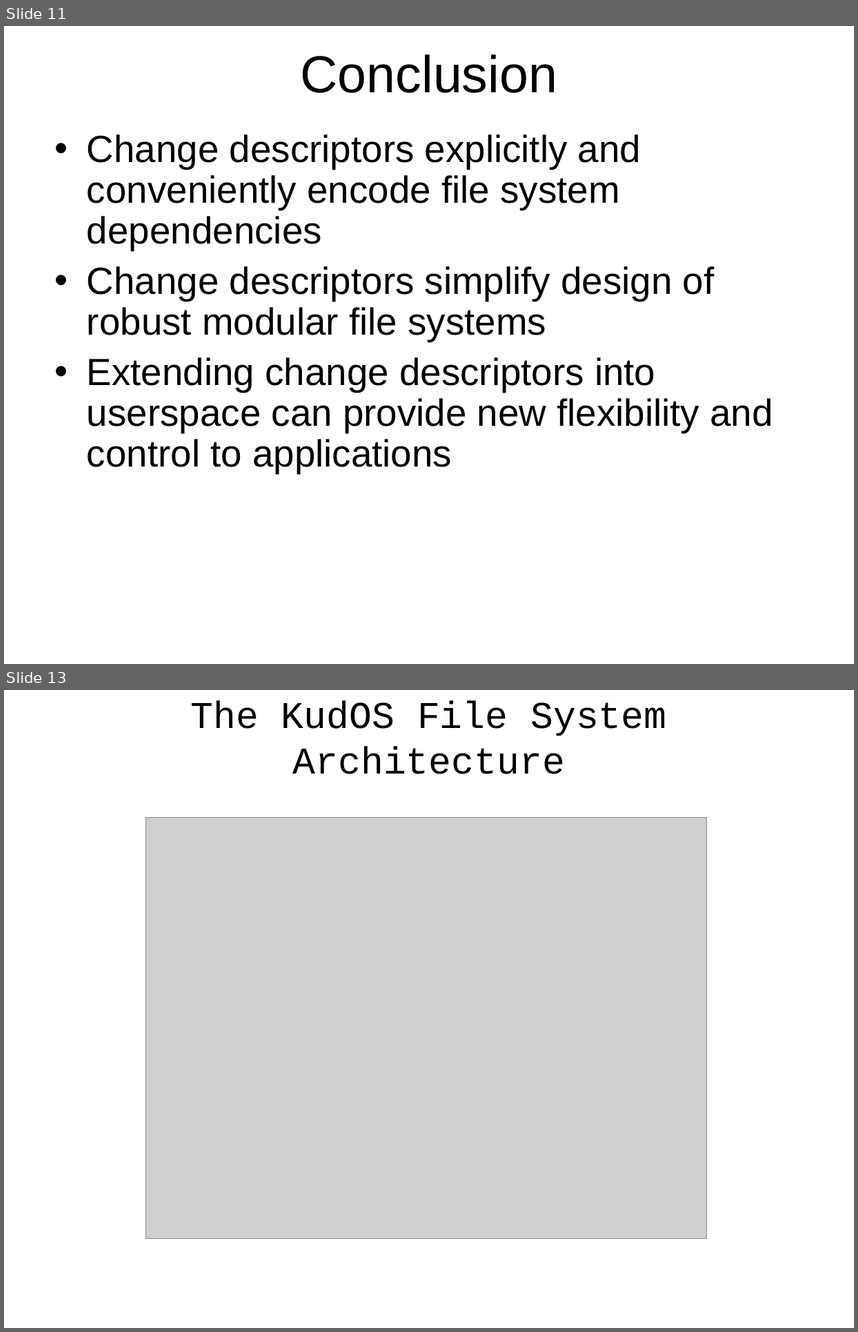
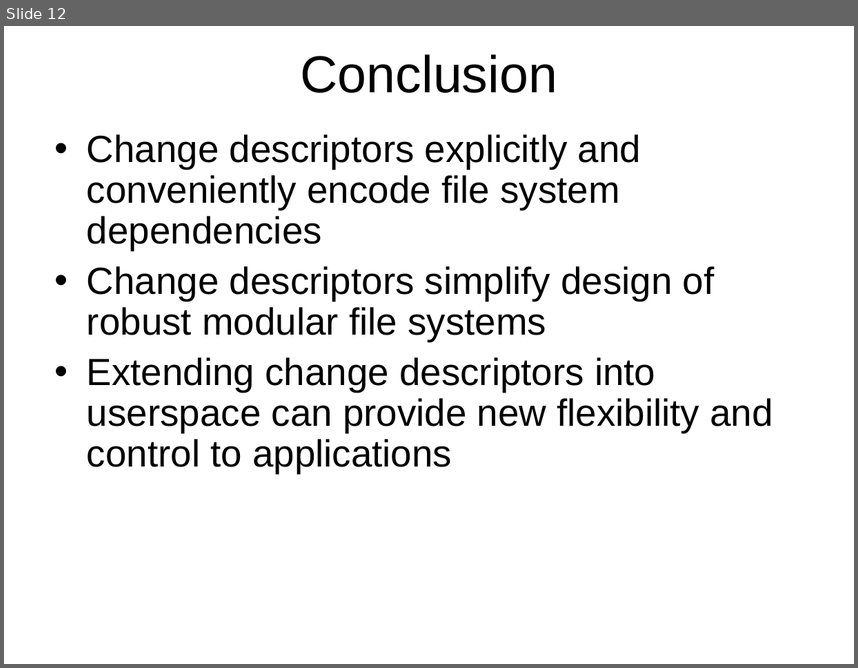
Before and after one commit to ucla-readable/fstitch-doc, a slide deck: sosp_wip/sosp_wip_kudos.ppt. Shown one above the other, each under a label of ours: slides 11 and 13 before the commit, slide 12 after it; the slides between them are not shown. The pictures are 858x1332 and 858x668 pixels, drawn with LibreOffice and Linux fonts; fonts in the diff are those of the drawing; grey boxes stand for pictures. Boxes give left, top, right and bottom in pixels: in the first picture for what was removed or moved away, otherwise in the second. Text is boxed around its words. In the diff, an @@ line names an element or a change of style, - is before the commit and + after.

```diff
--- a/sosp_wip/sosp_wip_kudos.ppt
+++ b/sosp_wip/sosp_wip_kudos.ppt
@@ slide 13 removed at (4, 690, 854, 1328), background #FFFFFF @@
@@ title removed at (191, 701, 666, 774) @@
-The KudOS File System Architecture
@@ picture removed at (146, 818, 707, 1239) @@
@@ what was slide 11 is now slide 12 @@
```
Also in this commit, not shown: 7 slides changed, 2 slides added, 2 other slides removed.
